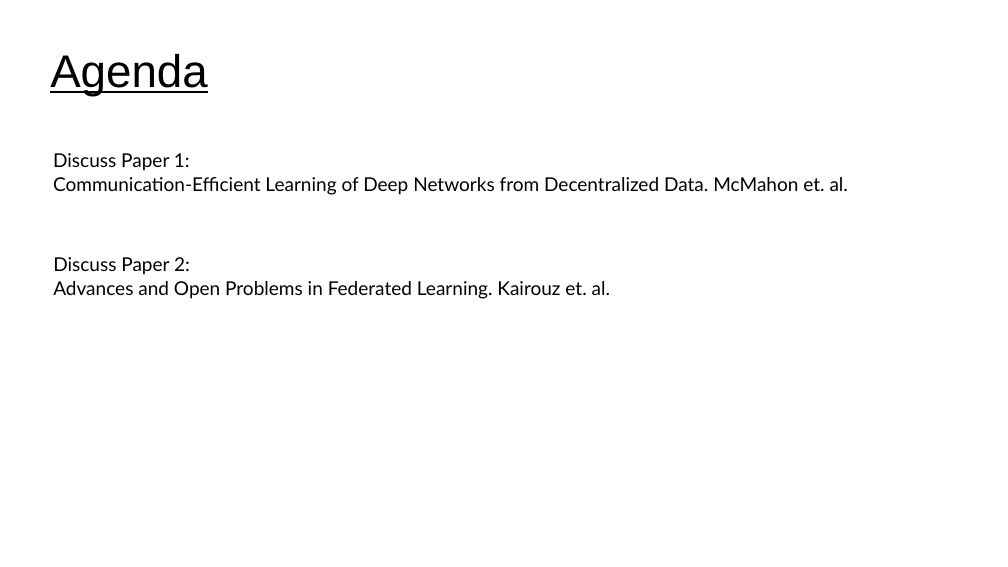
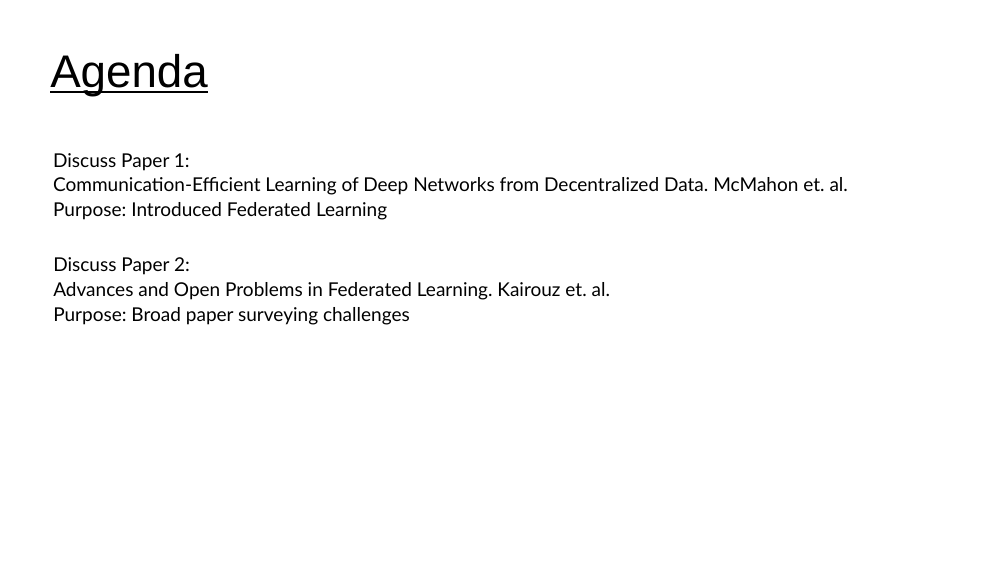
Before and after one commit to UVADS/distributed_computing, a slide deck: slide 2 of 07_distributed_model_training/federated_learning.ppt. Drawn at 1008x567 pixels with LibreOffice and Linux fonts; fonts in the diff are those of the drawing. Boxes give left, top, right and bottom in pixels: in the first picture for what was removed or moved away, otherwise in the second. Text is boxed around its words. In the diff, an @@ line names an element or a change of style, - is before the commit and + after.

Commit message:
added deck on federated learning

```diff
--- a/07_distributed_model_training/federated_learning.ppt
+++ b/07_distributed_model_training/federated_learning.ppt
@@ text at box(53, 202, 387, 220): paragraph added @@
+Purpose: Introduced Federated Learning
@@ text at box(53, 307, 410, 325): paragraph added @@
+Purpose: Broad paper surveying challenges
```
Also in this commit, not shown: 1 other slide changed, 7 slides added, 3 slides removed.
